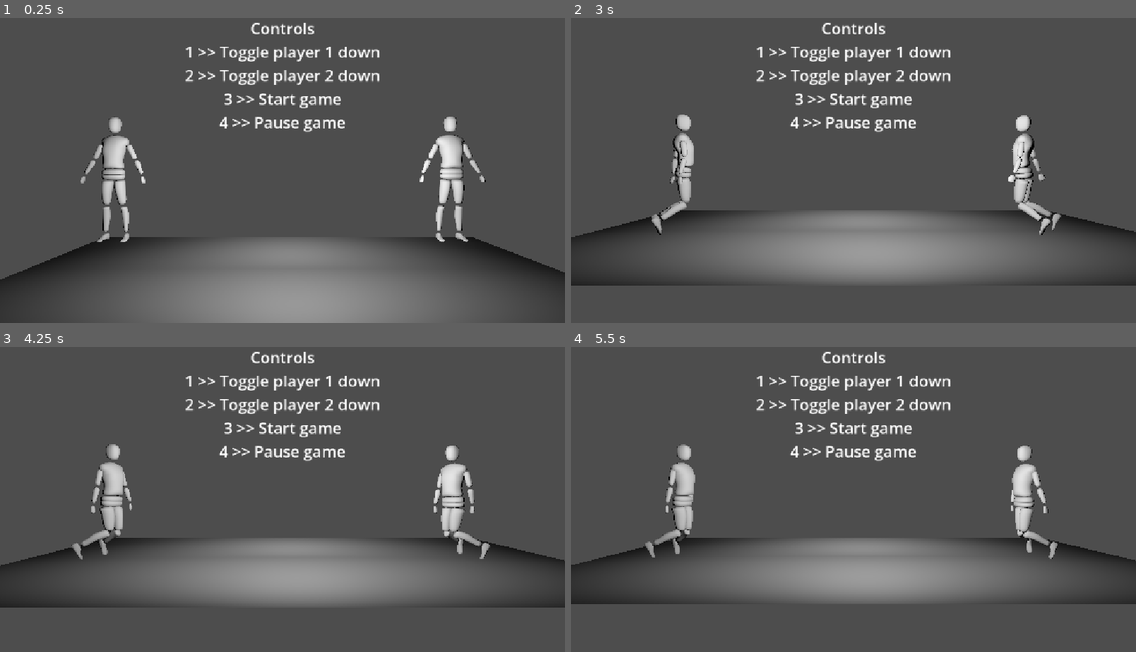
Above: before the commit, frames 1-4 (two rows, left to right).
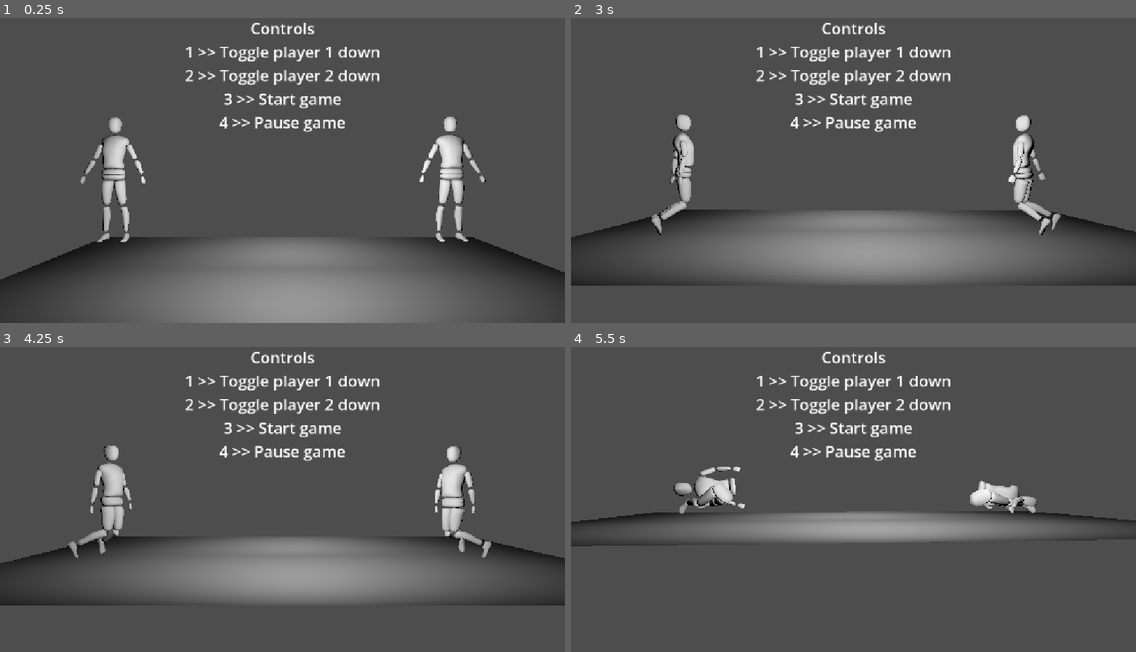
Above: after the commit, the same moments.

Repository: The-MEDINA/SNAP-back
Game: Godot game, scene res://Scenes/controlsTesting.tscn
The game is run twice, just before and just after one commit, with the same random seed, the same clock (stepped at 60 frames per second) and the same inputs. This scene is started directly instead of the project's main scene.
Inputs:
- Up to frame 1 (0.25 s): no input
- Up to frame 2 (3 s): hold D (LeftThumbstickRight) 0.53-1.28 s; hold 1 (DebugPlayer1Down) 1.28-2.03 s; hold D (LeftThumbstickRight) 2.03-2.78 s; hold W (LeftThumbstickUp) from 2.78 s (still down)
- Up to frame 3 (4.25 s): release W (LeftThumbstickUp) at 3.53 s; hold S (LeftThumbstickDown) from 3.53 s (still down); tap 5 (DebugSplit, bound only after the commit) at 4.15 s
- Up to frame 4 (5.5 s): release S (LeftThumbstickDown) at 5.03 s; hold 1 (DebugPlayer1Down) from 5.03 s (still down)

The runs differ from the first frame. In frame 2, 0.1% of the frame differs, in the area x 16-91%, y 36-70%; in frame 3, 1.5%; in frame 4, 19%, in the area x 0-100%, y 31-85%.

Commit message:
Snapping WIP

Diff:
--- a/snap-back/Scripts/characterController.gd
+++ b/snap-back/Scripts/characterController.gd
@@ -5,6 +5,7 @@
 @export var calfMovementStrength = 5.0
 @export var heightToRunMaintenance = 0.83
 @export var uprightMaintenanceStrength = 25.0
+@export var splitUprightMaintenanceStrength = 25.0
 @export var rotationSpeed = 2.5
 @export var rotationDamping = 50.0
 @export var bodyDamping = 0.7
@@ -23,6 +24,7 @@
 
 # Game variables
 @export var otherPlayer: Node3D
+@export var splitPlayers = false
 
 # Joints
 var joint: Generic6DOFJoint3D
@@ -40,6 +42,7 @@
 var leftUpperArmOffset: Vector3
 var rightCalfOffset: Vector3
 var leftCalfOffset: Vector3
+var jointOffset: Vector3
 
 # Target positions for each limb
 var rightUpperArmTarget: Vector3
@@ -63,8 +66,8 @@
 	topJoint = topBoneSim.get_node('Physical Bone RootTorso') as PhysicalBone3D
 	bottomJoint = bottomBoneSim.get_node('Physical Bone RootHip') as PhysicalBone3D
 	# Connect bodies
-	joint.node_a = topJoint.get_path()
-	joint.node_b = bottomJoint.get_path()
+	joint.node_a = bottomJoint.get_path()
+	joint.node_b = topJoint.get_path()
 	# Assign variables
 	rightCalf = bottomBoneSim.get_node('Physical Bone CalfR') as PhysicalBone3D
 	leftCalf = bottomBoneSim.get_node('Physical Bone CalfL') as PhysicalBone3D
@@ -75,6 +78,7 @@
 	leftUpperArmOffset = topJoint.global_transform.basis.inverse() * (leftUpperArm.global_position - topJoint.global_position)
 	rightCalfOffset = bottomJoint.global_transform.basis.inverse() * (rightCalf.global_position - bottomJoint.global_position)
 	leftCalfOffset = bottomJoint.global_transform.basis.inverse() * (leftCalf.global_position - bottomJoint.global_position)
+	jointOffset = bottomJoint.global_transform.basis.inverse() * (topJoint.global_position - bottomJoint.global_position)
 	# Assign camera
 	camera = get_viewport().get_camera_3d()
 	# Singleplayer setup
@@ -95,10 +99,11 @@
 	var space = get_world_3d().direct_space_state
 	var result = space.intersect_ray(query)
 	if result:
-		_keepUpright()
-		_reduceMovement()
+		if !splitPlayers:
+			_keepUpright()
+			_reduceMovement()
+			_rotateTowardTarget(otherPlayer.global_position, delta)
 		_handlePlayerInput(delta, true)
-		_rotateTowardTarget(otherPlayer.global_position, delta)
 	else:
 		_handlePlayerInput(delta, false)
 	# Update parent
@@ -146,12 +151,17 @@
 	# Remove rotational velocity to prevent too much spinning
 	topJoint.angular_velocity -= axis * topJoint.angular_velocity.y * rotationDamping * delta
 	# If angular velocity is opposite direction of angle, apply angular velocity
-	if ((topJoint.angular_velocity.y >= 0 && angle < 0) || (topJoint.angular_velocity.y < 0 && angle >= 0)):
+	if (topJoint.angular_velocity.y >= 0 && angle < 0) || (topJoint.angular_velocity.y < 0 && angle >= 0):
 		topJoint.angular_velocity -= axis * topJoint.angular_velocity.y * rotationSpeed
 	# Save sign of signed angle
 	lastRotationAnglePositive = angle >= 0
 
 func _handlePlayerInput(delta: float, grounded: bool) -> void:
+	# DEBUG
+	var split = Input.is_action_just_pressed("DebugSplit")
+	if split:
+		_splitPlayers()
+	# DEBUG
 	# Read thumbstick inputs
 	var topRightThumbstick = Vector2(Input.get_joy_axis(topController, JOY_AXIS_RIGHT_X),-Input.get_joy_axis(topController, JOY_AXIS_RIGHT_Y))
 	var topLeftThumbstick = Vector2(Input.get_joy_axis(topController, JOY_AXIS_LEFT_X),-Input.get_joy_axis(topController, JOY_AXIS_LEFT_Y))
@@ -175,17 +185,19 @@
 	# Get target positions for limbs
 	rightUpperArmTarget = _makeRelativeToBase(topJoint, rightUpperArmOffset) + rightUpperArmInput * maxUpperArmControlDistance
 	leftUpperArmTarget = _makeRelativeToBase(topJoint, leftUpperArmOffset) + leftUpperArmInput * maxUpperArmControlDistance
-	rightCalfTarget = _makeRelativeToBase(bottomJoint, rightCalfOffset) + rightCalfInput * maxUpperArmControlDistance
-	leftCalfTarget = _makeRelativeToBase(bottomJoint, leftCalfOffset) + leftCalfInput * maxUpperArmControlDistance
+	rightCalfTarget = _makeRelativeToBase(bottomJoint, rightCalfOffset) + rightCalfInput * maxCalfControlDistance
+	leftCalfTarget = _makeRelativeToBase(bottomJoint, leftCalfOffset) + leftCalfInput * maxCalfControlDistance
 	# Apply velocity to get limbs to target positions
-	rightUpperArm.linear_velocity += _getVelocityToTarget(rightUpperArm.global_position, rightUpperArmTarget, upperArmMovementStrength)
-	leftUpperArm.linear_velocity += _getVelocityToTarget(leftUpperArm.global_position, leftUpperArmTarget, upperArmMovementStrength)
+	var splitArmModifier = 0.5 if splitPlayers else 1.0
+	var splitCalfModifier = 0.15 if splitPlayers else 1.0
 	var rightCalfVelocity = _getVelocityToTarget(rightCalf.global_position, rightCalfTarget, calfMovementStrength)
-	rightCalf.linear_velocity += rightCalfVelocity
 	var leftCalfVelocity = _getVelocityToTarget(leftCalf.global_position, leftCalfTarget, calfMovementStrength)
-	leftCalf.linear_velocity += leftCalfVelocity
+	rightUpperArm.linear_velocity += _getVelocityToTarget(rightUpperArm.global_position, rightUpperArmTarget, upperArmMovementStrength) * splitArmModifier
+	leftUpperArm.linear_velocity += _getVelocityToTarget(leftUpperArm.global_position, leftUpperArmTarget, upperArmMovementStrength) * splitArmModifier
+	rightCalf.linear_velocity += rightCalfVelocity * splitCalfModifier
+	leftCalf.linear_velocity += leftCalfVelocity * splitCalfModifier
 	# If grounded, apply opposite of calf velocity average multipled by movement strength
-	if grounded:
+	if grounded && !splitPlayers:
 		bottomJoint.linear_velocity -= (rightCalfVelocity + leftCalfVelocity) / 2 * calfMovementStrength
 	# If single player and button pressed, swap controlled half of body
 	if singlePlayer:
@@ -217,3 +229,17 @@
 	cameraRight = cameraRight.normalized()
 	# Multiply right direction by X input, maintain Y as up
 	return cameraRight * input.x + Vector3.UP * input.y
+
+func _splitPlayers():
+	if splitPlayers:
+		topJoint.global_position = _makeRelativeToBase(bottomJoint, jointOffset)
+		joint.global_basis = bottomJoint.global_basis
+		topJoint.global_basis = bottomJoint.global_basis * Basis(Vector3.RIGHT, PI) * Basis(Vector3.FORWARD, PI / -2.0)
+		joint.node_a = bottomJoint.get_path()
+		joint.node_b = topJoint.get_path()
+		splitPlayers = false
+		return
+	joint.node_a = NodePath("")
+	joint.node_b = NodePath("")
+	splitPlayers = true
+	return
--- a/snap-back/project.godot
+++ b/snap-back/project.godot
@@ -102,6 +102,11 @@
 "events": [Object(InputEventKey,"resource_local_to_scene":false,"resource_name":"","device":-1,"window_id":0,"alt_press …(191 unchanged characters)…
 ]
 }
+DebugSplit={
+"deadzone": 0.2,
+"events": [Object(InputEventKey,"resource_local_to_scene":false,"resource_name":"","device":-1,"window_id":0,"alt_pressed":false,"shift_pressed":false,"ctrl_pressed":false,"meta_pressed":false,"pressed":false,"keycode":0,"physical_keycode":53,"key_label":0,"unicode":53,"location":0,"echo":false,"script":null)
+]
+}
 
 [physics]
 
